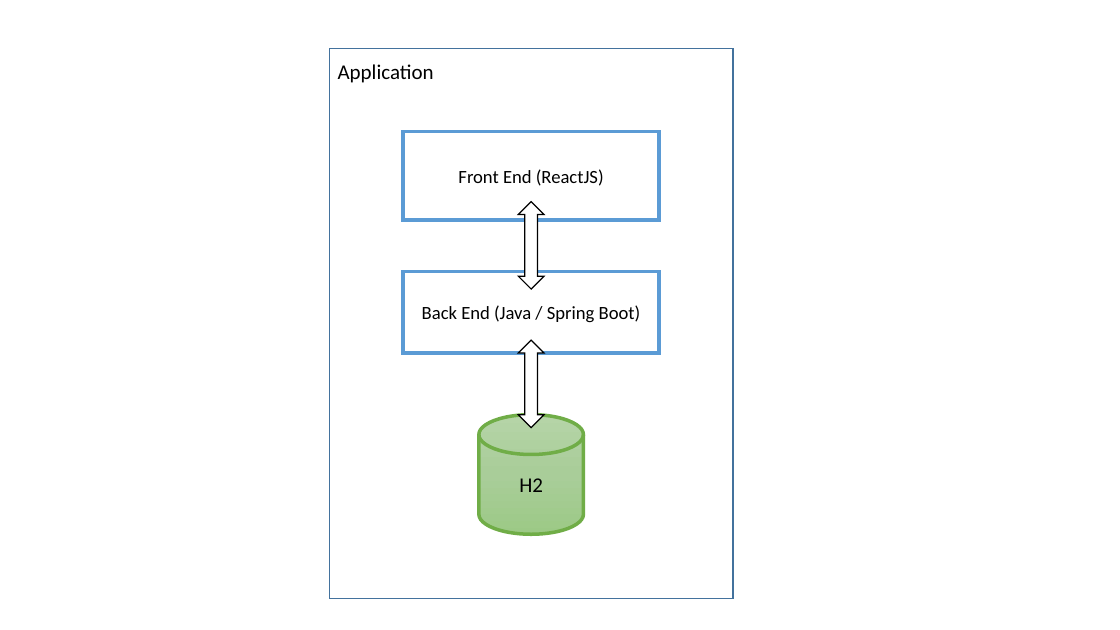
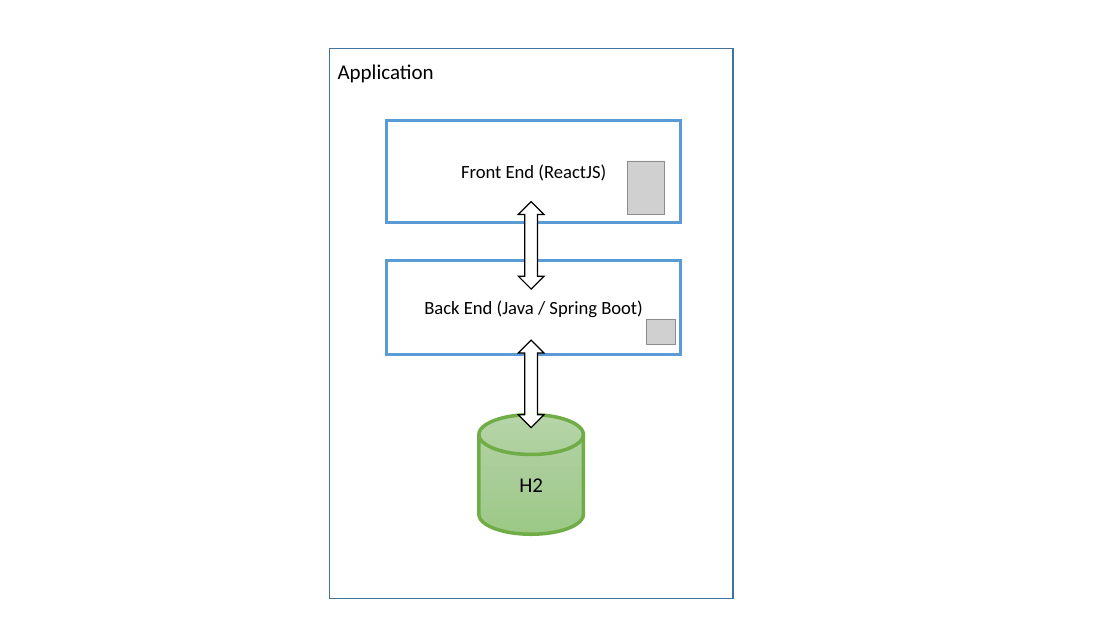
Before and after one commit to datim/squid, a slide deck: slide 2 of docs/design.pptx. Drawn at 1120x630 pixels with LibreOffice and Linux fonts; fonts in the diff are those of the drawing; grey boxes stand for pictures. Boxes give left, top, right and bottom in pixels: in the first picture for what was removed or moved away, otherwise in the second. Text is boxed around its words. In the diff, an @@ line names an element or a change of style, - is before the commit and + after.

```diff
--- a/docs/design.pptx
+++ b/docs/design.pptx
@@ rectangle "Front End (ReactJS)": place and size @@
-rectangle "Front End (ReactJS)" at [403, 131, 660, 220]
+rectangle "Front End (ReactJS)" at [386, 120, 681, 223]
@@ picture added at [628, 161, 665, 215] @@
@@ rectangle "Back End (Java / Spring ...": place and size @@
-rectangle "Back End (Java / Spring ..." at [403, 271, 660, 353]
+rectangle "Back End (Java / Spring ..." at [386, 260, 681, 355]
@@ picture added at [646, 320, 676, 344] @@
```
Also in this commit, not shown: 5 other slides changed, 11 other files.
